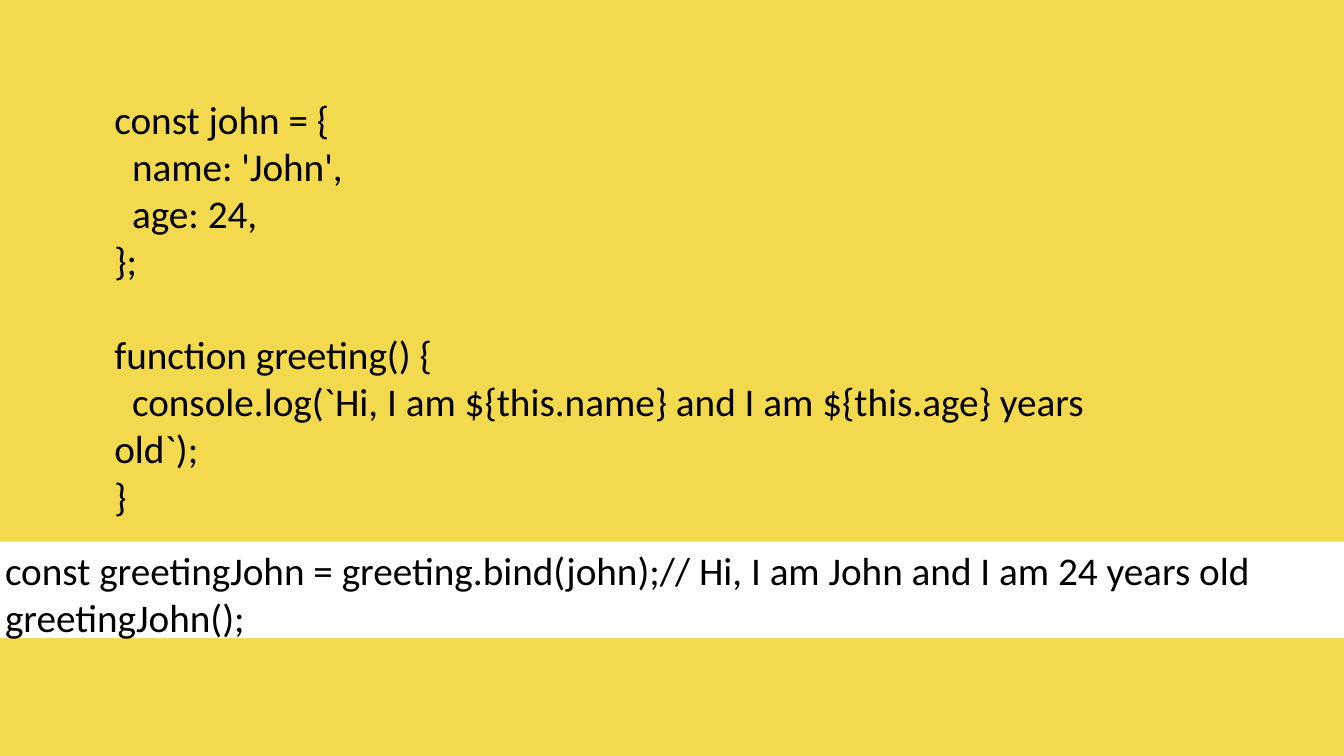
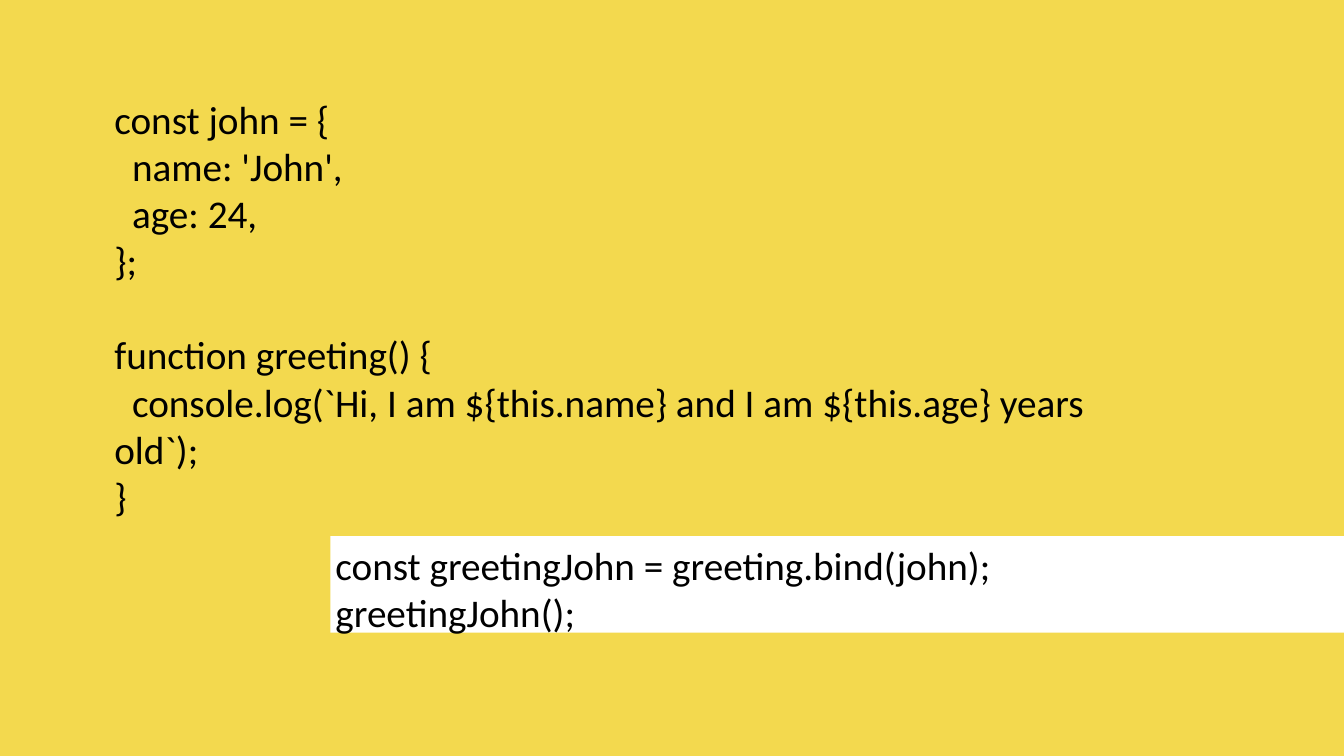
Before and after one commit to vishwanantha/javascript-101, a slide deck: slide 13 of ppt/004 - Call Apply Bind.pptx. Drawn at 1344x756 pixels with LibreOffice and Linux fonts; fonts in the diff are those of the drawing; background and template pictures are left out. Boxes give left, top, right and bottom in pixels: in the first picture for what was removed or moved away, otherwise in the second. Text is boxed around its words. In the diff, an @@ line names an element or a change of style, - is before the commit and + after.

```diff
--- a/ppt/004 - Call Apply Bind.pptx
+++ b/ppt/004 - Call Apply Bind.pptx
@@ rectangle "const greetingJohn = greeting.bind(john);": place and size @@
-rectangle "const greetingJohn = greeting.bind(john);" at bbox=[0, 541, 1344, 638]
+rectangle "const greetingJohn = greeting.bind(john);" at bbox=[331, 536, 1344, 633]
@@ text in rectangle at bbox=[335, 551, 990, 587]: text changed @@
-const greetingJohn = greeting.bind(john);// Hi, I am John and I am 24 years old
+const greetingJohn = greeting.bind(john);
```
Also in this commit, not shown: 11 other slides changed, 1 slide added, 1 slide removed.
